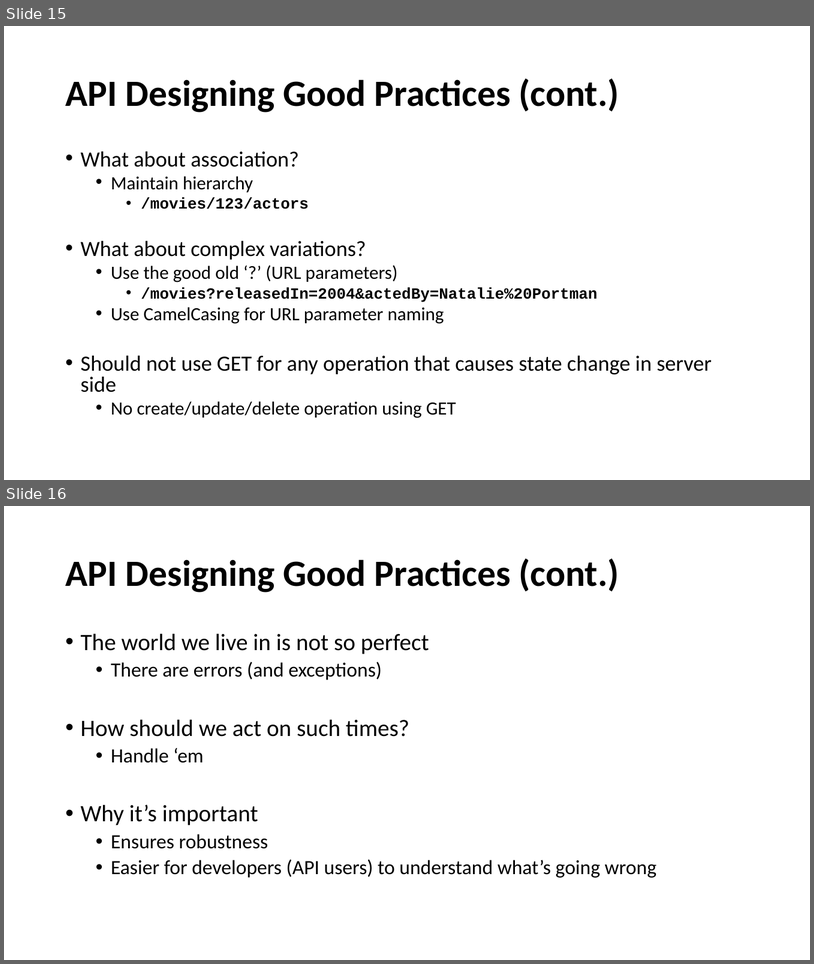
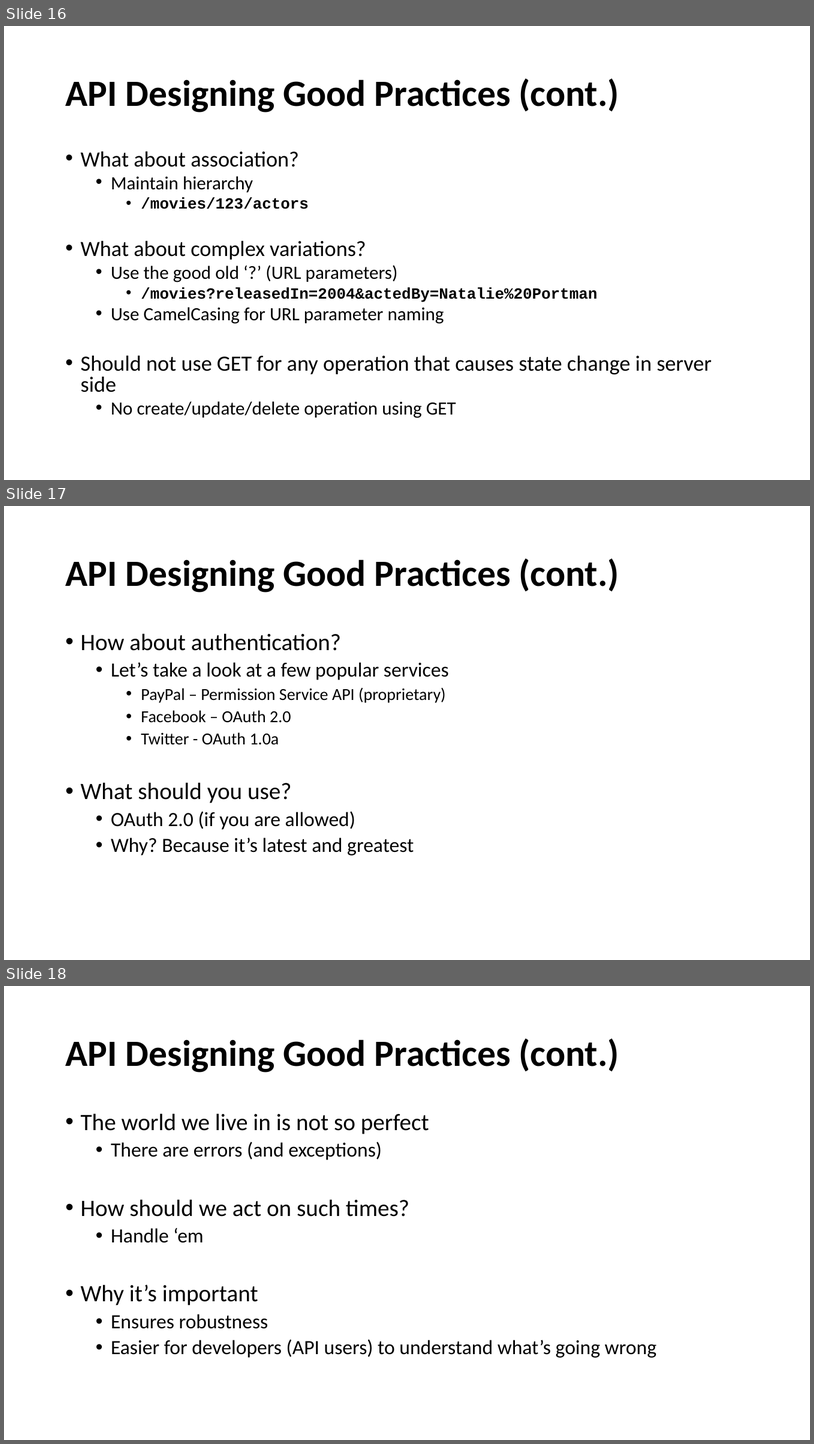
Before and after one commit to mushfek/javafest-webservice-webiner, a slide deck: WebservicesWebiner.pptx. Shown one above the other, each under a label of ours: slides 15 and 16 before the commit, slides 16, 17 and 18 after it. The pictures are 814x964 and 814x1444 pixels, drawn with LibreOffice and Linux fonts; fonts in the diff are those of the drawing. Boxes give left, top, right and bottom in pixels: in the first picture for what was removed or moved away, otherwise in the second. Text is boxed around its words. In the diff, an @@ line names an element or a change of style, - is before the commit and + after.

```diff
--- a/WebservicesWebiner.pptx
+++ b/WebservicesWebiner.pptx
@@ slide 17 added at (x1=4, y1=506, x2=810, y2=960), background #FFFFFF @@
@@ title added at (x1=65, y1=558, x2=620, y2=592), 44 pt, text #000000, bold @@
+API Designing Good Practices (cont.)
@@ text added at (x1=81, y1=633, x2=449, y2=855), 24 pt, text #000000 @@
+• How about authentication?
+  • Let’s take a look at a few popular services
+    • PayPal – Permission Service API (proprietary)
+    • Facebook – OAuth 2.0
+    • Twitter - OAuth 1.0a
+• What should you use?
+  • OAuth 2.0 (if you are allowed)
+  • Why? Because it’s latest and greatest
@@ what was slide 15 is now slide 16 @@
@@ what was slide 16 is now slide 18 @@
```
Also in this commit, not shown: 8 slides changed, 1 other slide added.
